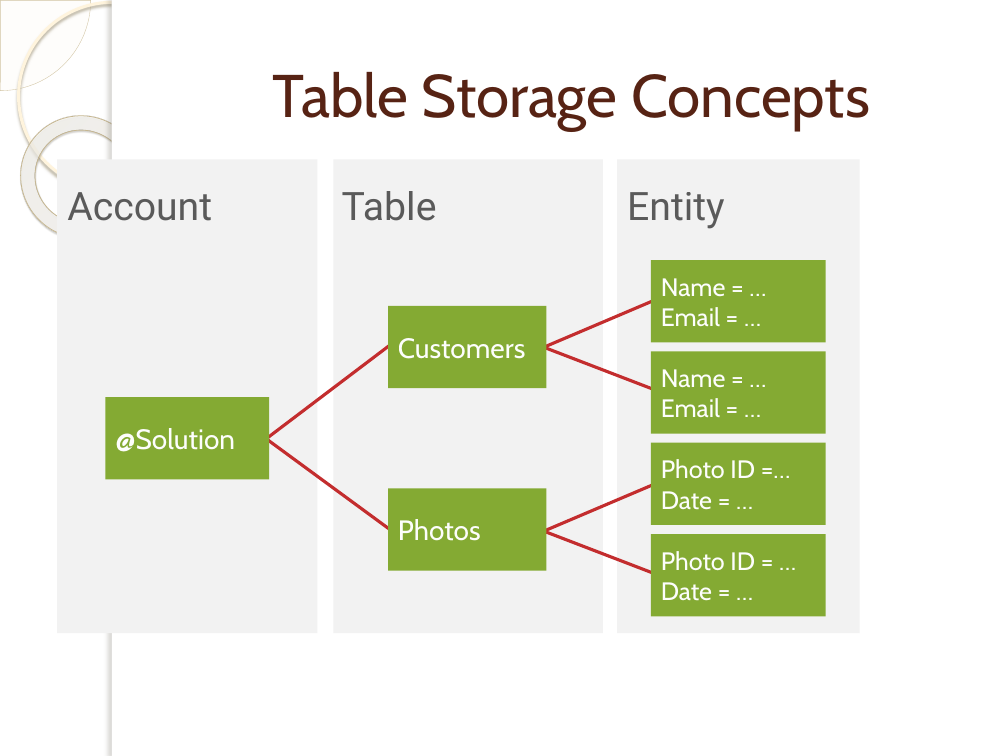
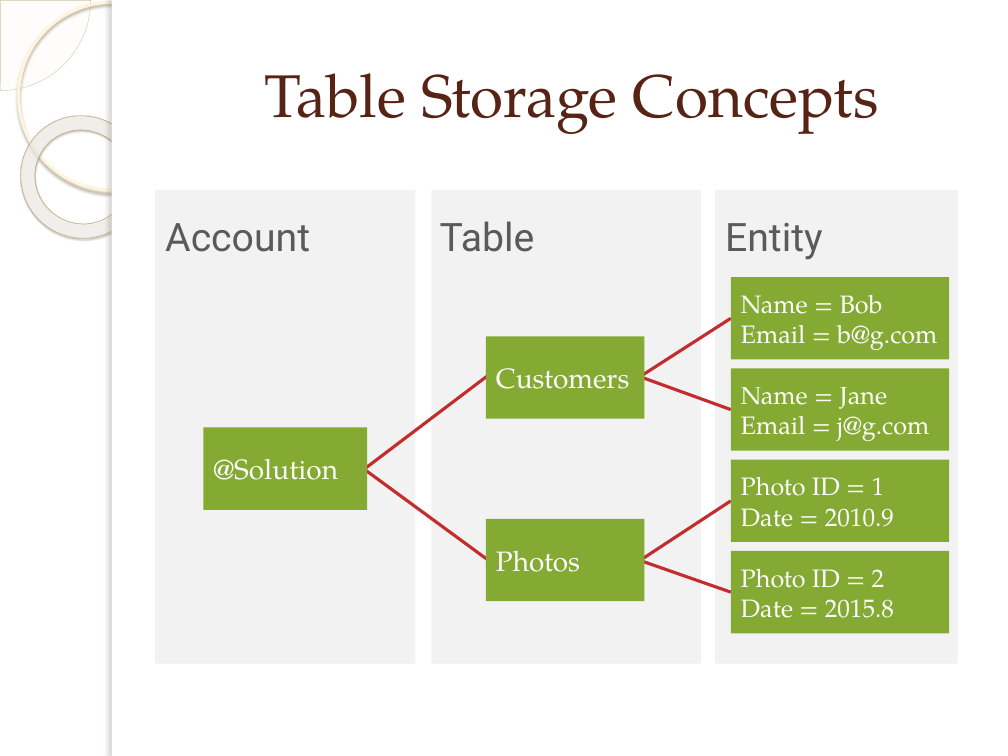
Before and after one commit to plwest-atmark/RealTimeWebAppDev, a slide deck: slide 11 of Chapter04/AzureStorageTest_Example/AzureStorageTest_Example/Azure Cloud Storage.pptx. Drawn at 1008x756 pixels with LibreOffice and Linux fonts; fonts in the diff are those of the drawing; background and template pictures are left out. Boxes give left, top, right and bottom in pixels: in the first picture for what was removed or moved away, otherwise in the second. Text is boxed around its words. In the diff, an @@ line names an element or a change of style, - is before the commit and + after.

```diff
--- a/Chapter04/AzureStorageTest_Example/AzureStorageTest_Example/Azure Cloud Storage.pptx
+++ b/Chapter04/AzureStorageTest_Example/AzureStorageTest_Example/Azure Cloud Storage.pptx
@@ text "Table": place and size @@
-text "Table" at [342, 191, 437, 221]
+text "Table" at [440, 221, 535, 252]
@@ rectangle: place and size @@
-rectangle at [334, 159, 603, 633]
+rectangle at [431, 190, 701, 663]
@@ rectangle "Name = Bob": place and size @@
-rectangle "Name = Bob" at [651, 260, 826, 343]
+rectangle "Name = Bob" at [731, 277, 950, 360]
@@ text in rectangle at [741, 295, 937, 350]: text changed; font Cabin to TeX Gyre Pagella @@
-Name = …
-Email = …
+Name = Bob
+Email = b@g.com
@@ line moved from (534, 352) - (671, 293) to (632, 382) - (731, 319) @@
@@ font Cabin to TeX Gyre Pagella in 4 elements at [265, 73, 879, 134], [204, 427, 368, 510], [486, 519, 644, 602], [486, 337, 644, 419] @@
@@ 5 rectangles, 2 texts, 2 lines: place and size @@
-5 rectangles, 2 texts, 2 lines at [57, 159, 860, 633]
+5 rectangles, 2 texts, 2 lines at [155, 190, 958, 663]
@@ line moved from (530, 342) - (671, 396) to (628, 372) - (731, 409) @@
@@ rectangle "Name = Jane": place and size @@
-rectangle "Name = Jane" at [651, 352, 826, 434]
+rectangle "Name = Jane" at [731, 369, 950, 452]
@@ text in rectangle at [741, 387, 929, 441]: text changed; font Cabin to TeX Gyre Pagella @@
-Name = …
-Email = …
+Name = Jane
+Email = j@g.com
@@ rectangle "Photo ID = 1": place and size @@
-rectangle "Photo ID = 1" at [651, 443, 826, 525]
+rectangle "Photo ID = 1" at [731, 460, 950, 542]
@@ text in rectangle at [741, 477, 894, 527]: text changed; font Cabin to TeX Gyre Pagella @@
-Photo ID =…
-Date = …
+Photo ID = 1
+Date = 2010.9
@@ line moved from (534, 535) - (671, 477) to (632, 565) - (731, 501) @@
@@ line moved from (530, 526) - (671, 581) to (628, 556) - (731, 592) @@
@@ rectangle "Photo ID = 2": place and size @@
-rectangle "Photo ID = 2" at [651, 534, 826, 617]
+rectangle "Photo ID = 2" at [731, 551, 950, 634]
@@ text in rectangle at [741, 568, 894, 618]: text changed; font Cabin to TeX Gyre Pagella @@
-Photo ID = …
-Date = …
+Photo ID = 2
+Date = 2015.8
```
Also in this commit, not shown: 14 other slides changed, 26 slides added, 1 other file.
